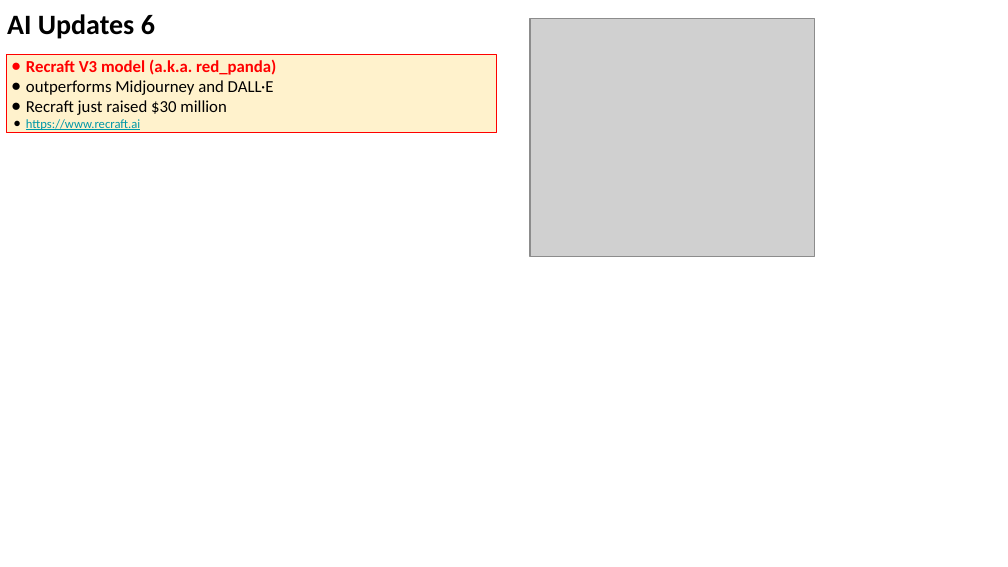
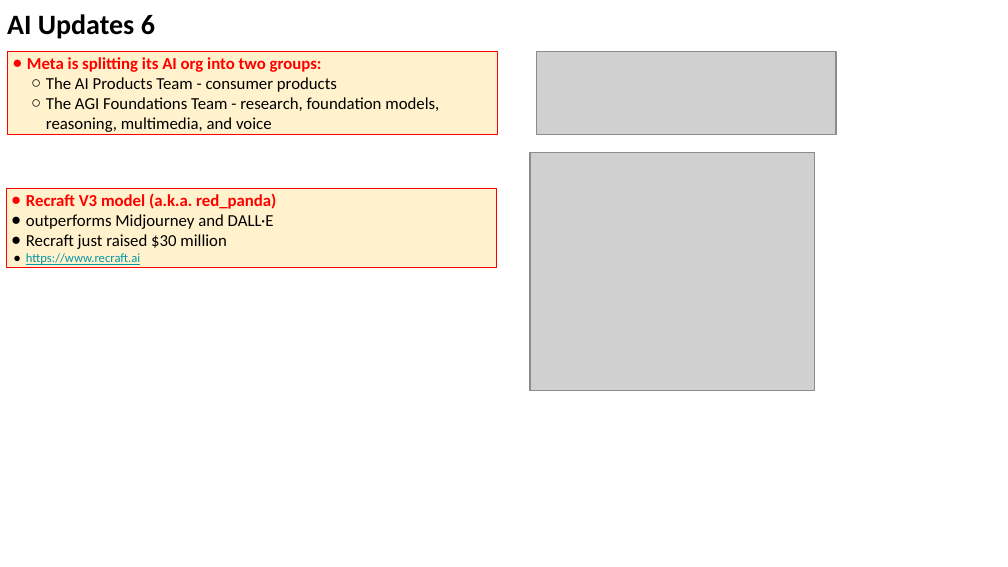
Before and after one commit to lselector/seminar, a slide deck: slide 11 of 2025/2025-05-30-AI-Updates.pptx. Drawn at 1008x567 pixels with LibreOffice and Linux fonts; fonts in the diff are those of the drawing; grey boxes stand for pictures. Boxes give left, top, right and bottom in pixels: in the first picture for what was removed or moved away, otherwise in the second. Text is boxed around its words. In the diff, an @@ line names an element or a change of style, - is before the commit and + after.

```diff
--- a/2025/2025-05-30-AI-Updates.pptx
+++ b/2025/2025-05-30-AI-Updates.pptx
@@ rectangle added at box(7, 51, 498, 135), fill #FFF2CC, outline #FF0000 0.75 pt, 12 pt, text #000000 @@
+● Meta is splitting its AI org into two groups:
+  ○ The AI Products Team - consumer products
+  ○ The AGI Foundations Team - research, foundation models, reasoning, multimedia, and voice
@@ picture added at box(537, 51, 837, 135) @@
@@ picture: place and size @@
-picture at box(530, 18, 814, 256)
+picture at box(530, 153, 814, 391)
@@ rectangle "Recraft V3 model (a.k.a. red_panda)": place and size @@
-rectangle "Recraft V3 model (a.k.a. red_panda)" at box(6, 54, 497, 133)
+rectangle "Recraft V3 model (a.k.a. red_panda)" at box(6, 188, 497, 267)
```
Also in this commit, not shown: 11 other slides changed, 1 slide added.
